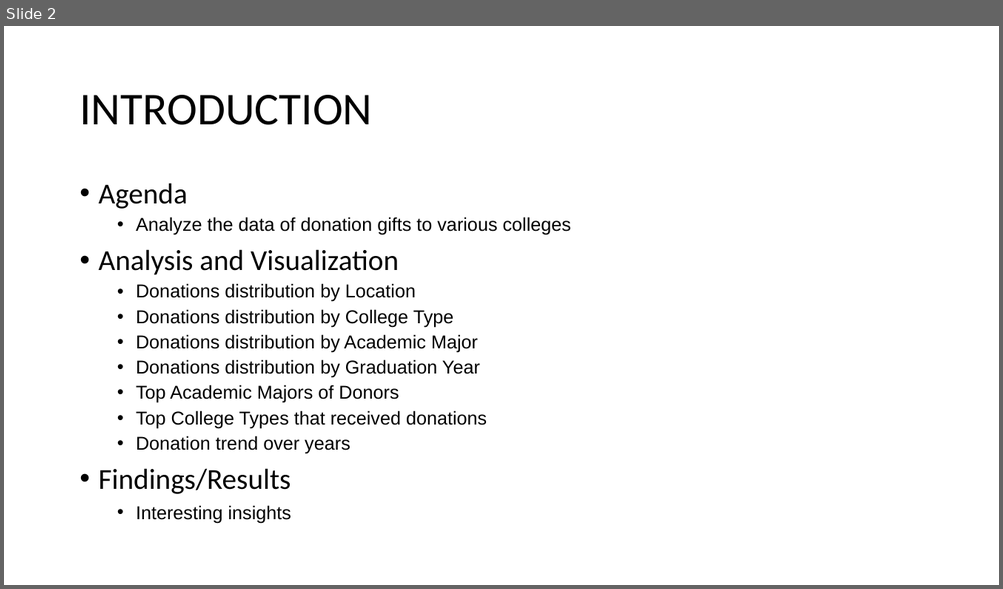
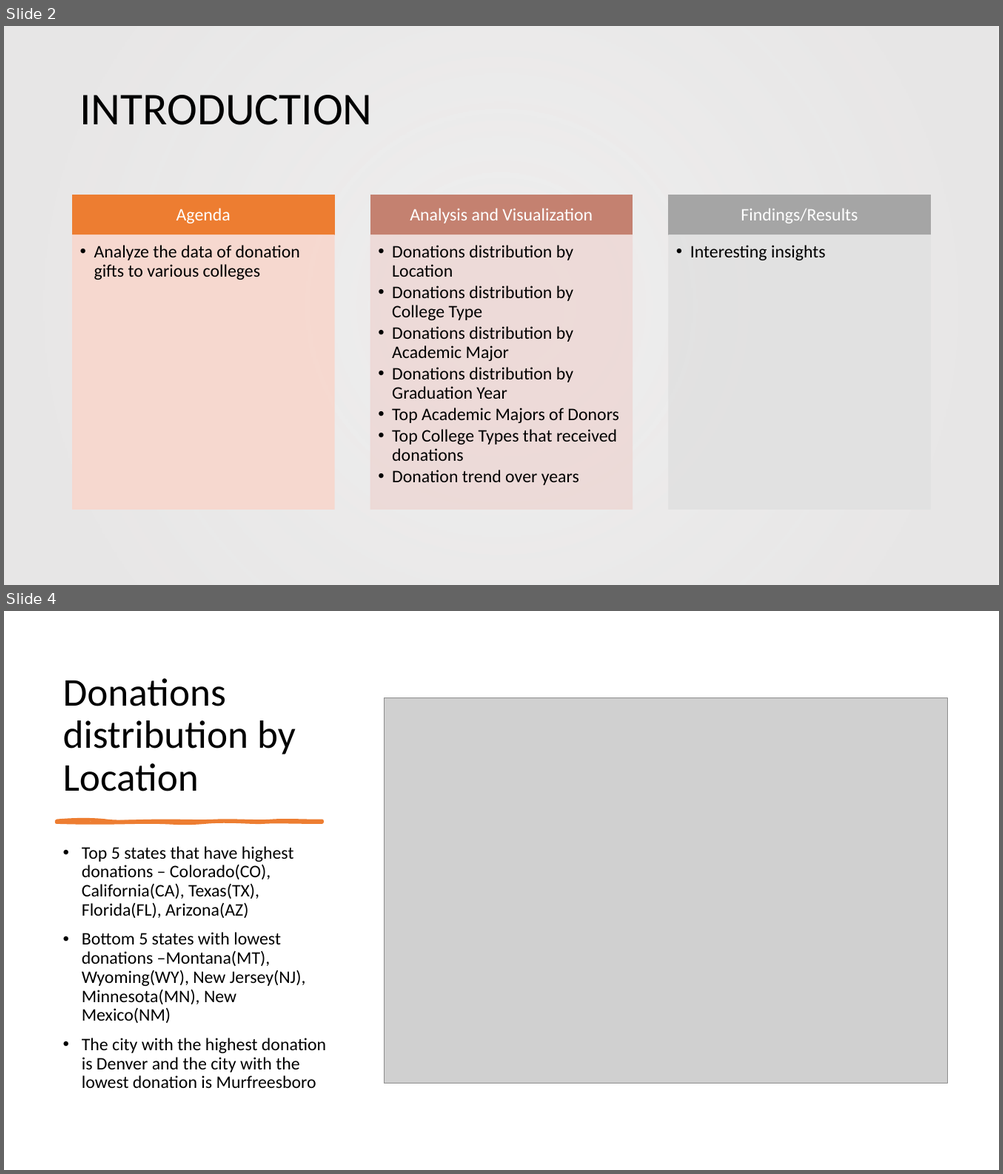
Before and after one commit to ShrutiMR/Data_Analysis_and_Reporting_of_College_Donations, a slide deck: College_Donations_Analysis_Report.pptx. Shown one above the other, each under a label of ours: slide 2 before the commit, slides 2 and 4 after it; the slides between them are not shown. The pictures are 1003x589 and 1003x1174 pixels, drawn with LibreOffice and Linux fonts; fonts in the diff are those of the drawing; grey boxes stand for pictures; background and template pictures are left out. Boxes give left, top, right and bottom in pixels: in the first picture for what was removed or moved away, otherwise in the second. Text is boxed around its words. In the diff, an @@ line names an element or a change of style, - is before the commit and + after.

```diff
--- a/College_Donations_Analysis_Report.pptx
+++ b/College_Donations_Analysis_Report.pptx
@@ slide 4 added at <box>4,611,999,1170</box>, background #FFFFFF @@
@@ title added at <box>63,678,296,792</box>, 38 pt, text #000000 @@
+Donations distribution by Location
@@ picture added at <box>384,698,947,1084</box> @@
@@ freeform shape added at <box>57,820,322,822</box>, fill #ED7D31, outline #ED7D31 3 pt @@
@@ text added at <box>82,846,326,1088</box>, 17 pt, text #000000 @@
+• Top 5 states that have highest donations – Colorado(CO), California(CA), Texas(TX), Florida(FL), Arizona(AZ)
+• Bottom 5 states with lowest donations –Montana(MT), Wyoming(WY), New Jersey(NJ), Minnesota(MN), New Mexico(NM)
+• The city with the highest donation is Denver and the city with the lowest donation is Murfreesboro
@@ slide 2 changed as well @@
@@ rectangle added at <box>4,26,999,585</box>, fill gradient #E7E6E6 @@
@@ text at <box>99,183,571,275</box>: paragraphs removed @@
-• Agenda
-  • Analyze the data of donation gifts to various colleges
-• Analysis and Visualization
@@ text "Donations distribution by Location": place and size @@
-text "Donations distribution by Location" at <box>99,183,571,523</box>
+text "Donations distribution by Location" at <box>392,245,619,486</box>
@@ text "Donations distribution by Location" at <box>392,245,619,486</box>: size 18 to 17 pt, font Arial to Calibri; indent changed; less space between paragraphs @@
@@ group added at <box>73,195,930,509</box>: 6 rectangles, 5 texts @@
+Agenda
+  • Analyze the data of donation gifts to various colleges
+Analysis and Visualization
+Findings/Results
+  • Interesting insights
@@ text at <box>99,469,291,523</box>: paragraphs removed @@
-• Findings/Results
-  • Interesting insights
```
Also in this commit, not shown: 3 other slides changed, 8 other slides added, 7 slides removed.
